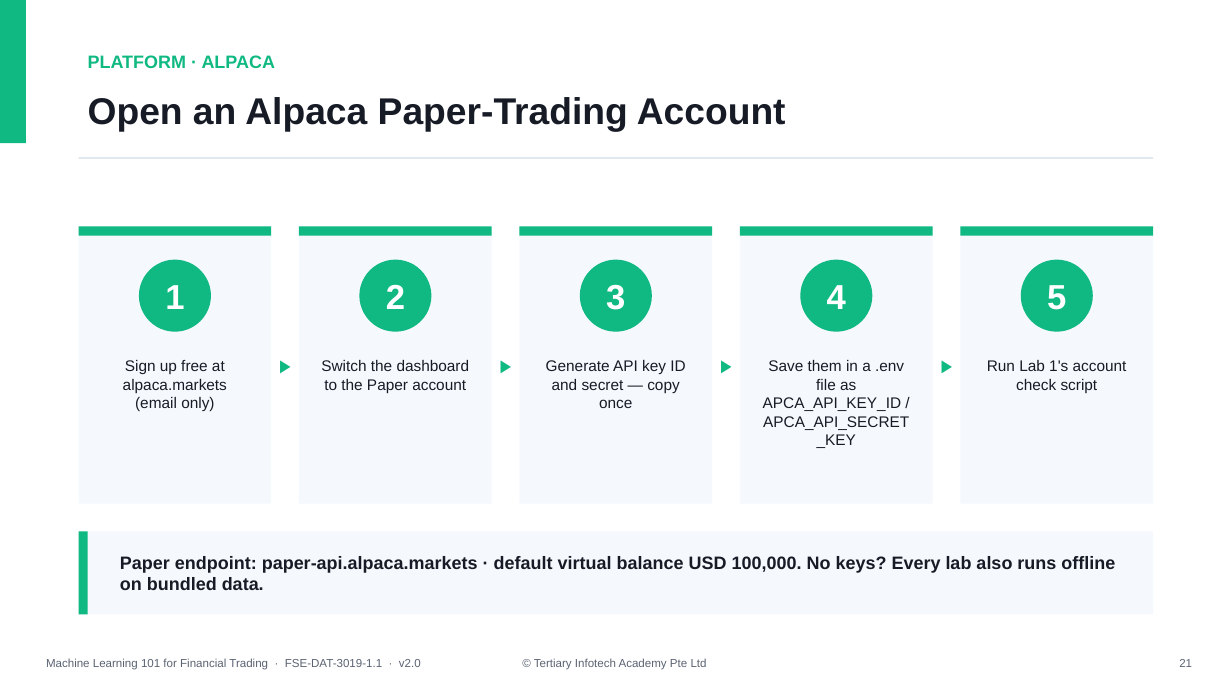
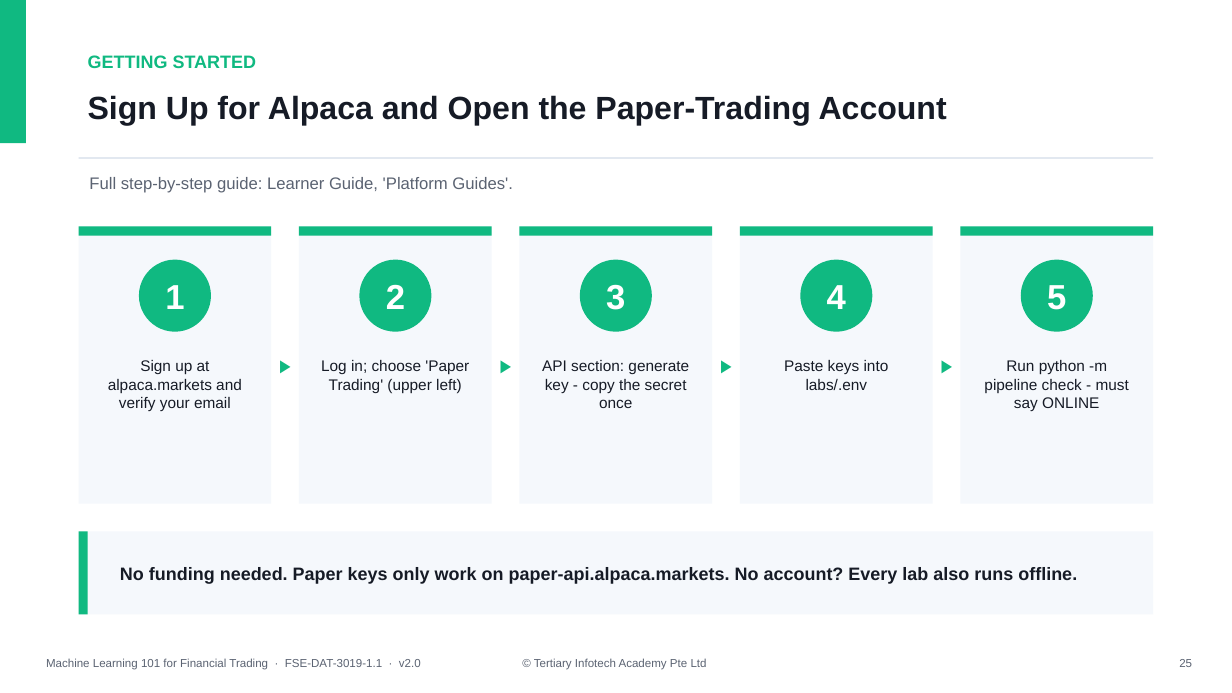
Before and after one commit to tertiarycourses/TGS-2023018794-Machine-Learning-101-for-Financial-Trading, a slide deck: slide 25 of courseware/Slides_ML 101 for Financial Trading_v2.0.pptx (slide 21 before the commit). Drawn at 1232x693 pixels with LibreOffice and Linux fonts; fonts in the diff are those of the drawing. Boxes give left, top, right and bottom in pixels: in the first picture for what was removed or moved away, otherwise in the second. Text is boxed around its words. In the diff, an @@ line names an element or a change of style, - is before the commit and + after.

```diff
--- a/courseware/Slides_ML 101 for Financial Trading_v2.0.pptx
+++ b/courseware/Slides_ML 101 for Financial Trading_v2.0.pptx
@@ text at (88,55,257,68): text changed @@
-PLATFORM · ALPACA
+GETTING STARTED
@@ text at (88,95,947,126): text changed; size 29 to 25 pt @@
-Open an Alpaca Paper-Trading Account
+Sign Up for Alpaca and Open the Paper-Trading Account
@@ text added at (89,177,513,193), 13 pt, text #5B6372 @@
+Full step-by-step guide: Learner Guide, 'Platform Guides'.
@@ text at (108,360,242,411): text changed @@
-Sign up free at alpaca.markets (email only)
+Sign up at alpaca.markets and verify your email
@@ text at (321,360,469,393): text changed @@
-Switch the dashboard to the Paper account
+Log in; choose 'Paper Trading' (upper left)
@@ text at (542,360,689,408): text changed @@
-Generate API key ID and secret — copy once
+API section: generate key - copy the secret once
@@ text at (784,360,889,390): text changed @@
-Save them in a .env file as APCA_API_KEY_ID / APCA_API_SECRET_KEY
+Paste keys into labs/.env
@@ text at (984,360,1129,411): text changed @@
-Run Lab 1's account check script
+Run python -m pipeline check - must say ONLINE
@@ text at (120,567,1077,584): text changed @@
-Paper endpoint: paper-api.alpaca.markets · default virtual balance USD 100,000. No keys? Every lab also runs offline on bundled data.
+No funding needed. Paper keys only work on paper-api.alpaca.markets. No account? Every lab also runs offline.
@@ text at (1179,659,1192,667): text changed @@
-21
+25
```
Also in this commit, not shown: 145 other slides changed, 7 slides added, 29 other files.
